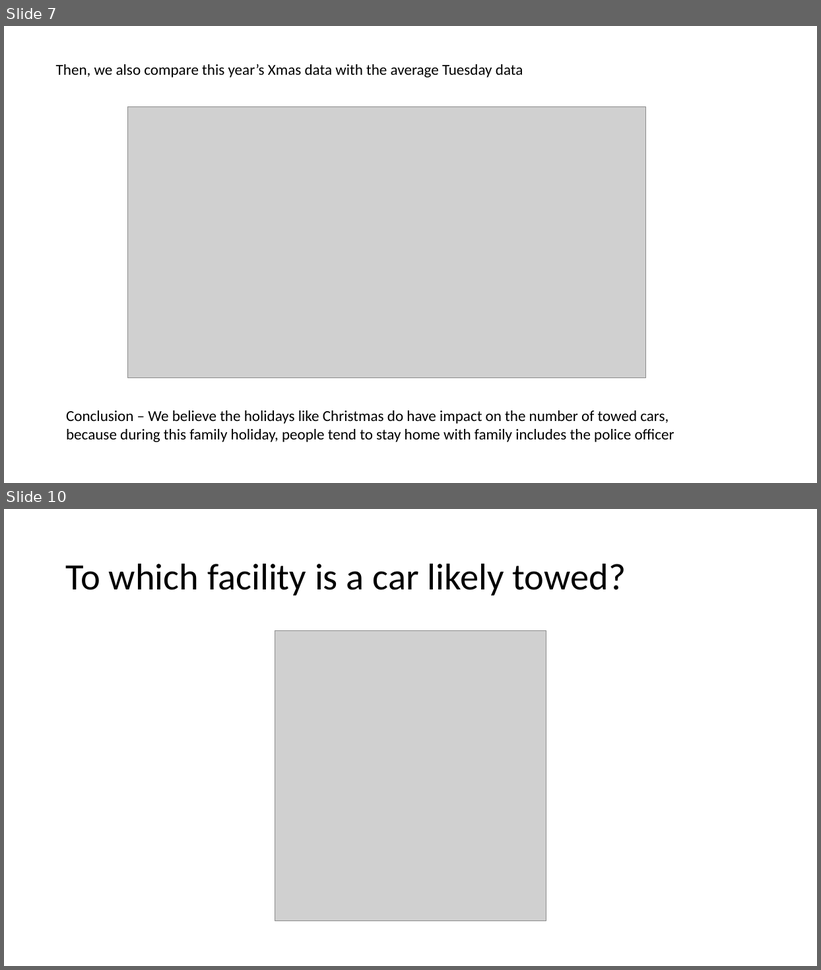
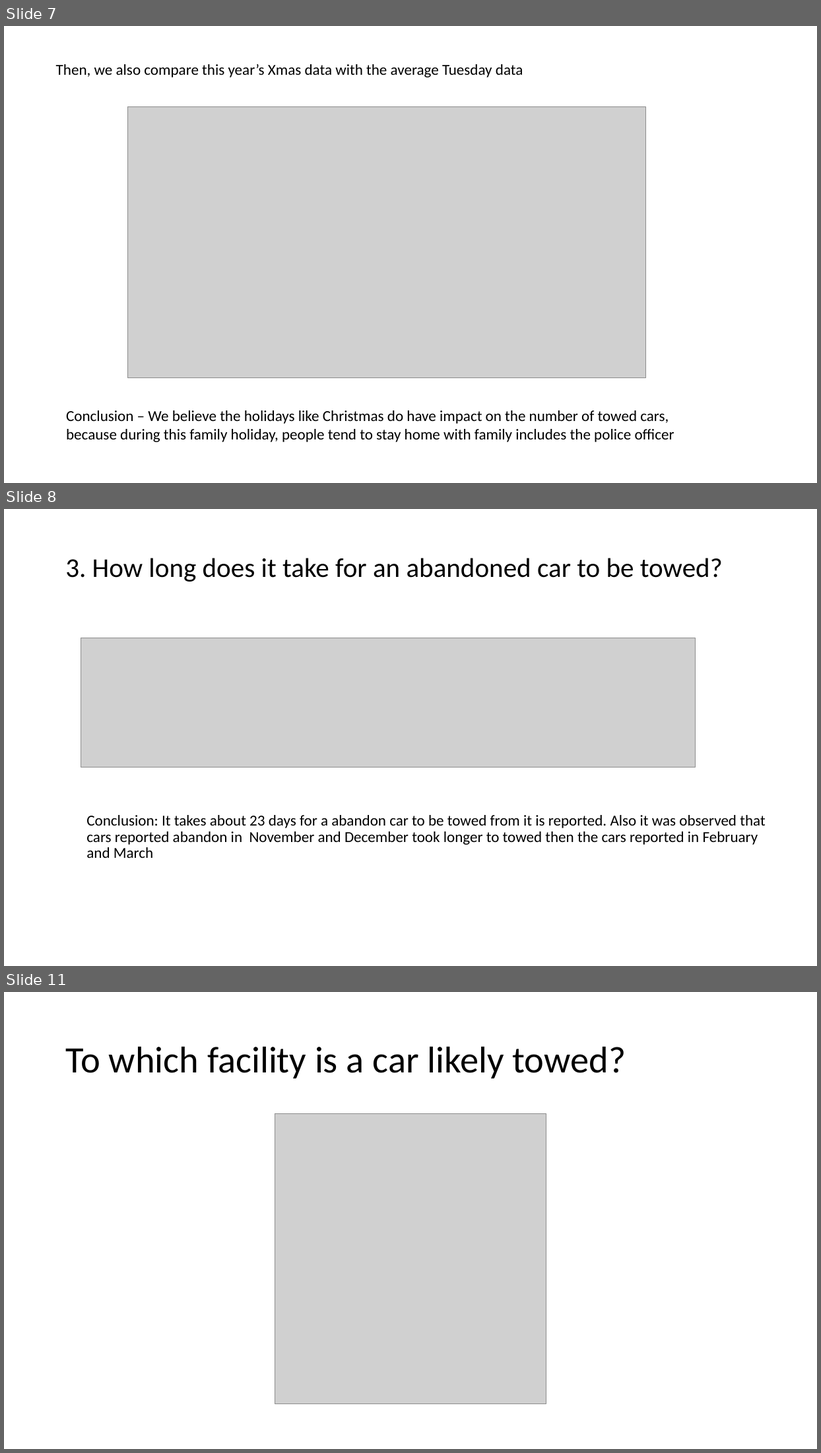
Before and after one commit to yegeyang/Project_1, a slide deck: Project1.pptx. Shown one above the other, each under a label of ours: slides 7 and 10 before the commit, slides 7, 8 and 11 after it; the slides between them are not shown. The pictures are 821x970 and 821x1453 pixels, drawn with LibreOffice and Linux fonts; fonts in the diff are those of the drawing; grey boxes stand for pictures. Boxes give left, top, right and bottom in pixels: in the first picture for what was removed or moved away, otherwise in the second. Text is boxed around its words. In the diff, an @@ line names an element or a change of style, - is before the commit and + after.

```diff
--- a/Project1.pptx
+++ b/Project1.pptx
@@ slide 8 added at (x1=4, y1=509, x2=817, y2=966), background #FFFFFF @@
@@ title added at (x1=65, y1=558, x2=723, y2=582), 32 pt, text #000000 @@
+3. How long does it take for an abandoned car to be towed?
@@ picture added at (x1=81, y1=638, x2=696, y2=768) @@
@@ text added at (x1=86, y1=815, x2=765, y2=858), 18 pt, text #000000 @@
+Conclusion: It takes about 23 days for a abandon car to be towed from it is reported. Also it was observed that cars reported abandon in November and December took longer to towed then the cars reported in February and March
@@ what was slide 10 is now slide 11 @@
```
Also in this commit, not shown: 1 slide changed, 2 other slides added, 2 slides removed, 1 other file.
